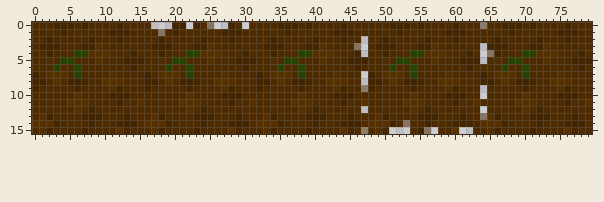
Pixel-art file -- res/sprite/foreWall3.aseprite. Above is the file before it was changed.
80x16 pixels, 1 frame. Colours within 5 levels of each other are drawn and written as one.
The same view after the edit:
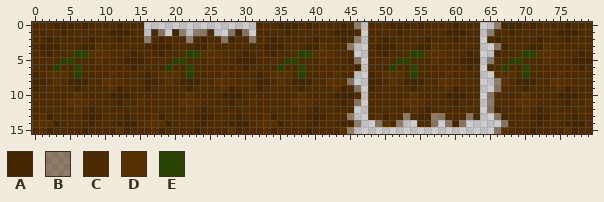
Palette (. is transparent): A #432500  B #4d2a007f  C #4d2a00  D #573000  E #274201
Difference:
@@ x 14..69 @@
- 0 CCC...AA.ACB..AC.CCCCAAACACCCCACCCCCCAAACACCCCACCCBCCAAA
- 1 CCCCBCACCCCCCAAACCCCCCACCCCCCAAACCCCCCACCCCCCAAACCCCCCAC
- 2 CCCCACCCCCACCCACCCCCACCCCCACCCACC.CCACCCCCACCCACCCCCACCC
- 3 CCCAAACCCAADCCCCCCCAAACCCAADCCCCB.CAAACCCAADCCCCCC.AAACC
- 4 ACCCACCCEEDDDCCCACCCACCCEEDDDCCCA.CCACCCEEDDDCCCAC.BACCC
- 5 AACCCCEECCCDCCCAAACCCCEECCCDCCCAAACCCCEECCCDCCCAAA.CCCEE
- 6 ACCCCECCECCCCCCCACCCCECCECCCCCCCACCCCECCECCCCCCCACCCCECC
- 7 CCACDDDCECCCCDCCCCACDDDCECCCCDCCC.ACDDDCECCCCDCCCCACDDDC
- 8 CCAACDCAAACCDDDCCCAACDCAAACCDDDCC.AACDCAAACCDDDCCCAACDCA
- 9 CCACCCCCACCCCDACCCACCCCCACCCCDACCBACCCCCACCCCDACCC.CCCCC
-10 CCCCCCCCDCCCCAAACCCCCCCCDCCCCAAACCCCCCCCDCCCCAAACC.CCCCC
-11 CDCCCCCDDDCCCCACCDCCCCCDDDCCCCACCDCCCCCDDDCCCCACCDCCCCCD
-12 CCCCCCCCDCACCCCCCCCCCCCCDCACCCCCC.CCCCCCDCACCCCCCC.CCCCC
-13 CCCDACCCCAAACCCACCCDACCCCAAACCCACCCDACCCCAAACCCACCBDACCC
-14 ACDDDACCCCACCCAAACDDDACCCCACCCAAACDDDACBCCACCCAAACDDDACC
-15 CCCDACCCCACCCCDACCCDACCCCACCCCDACBCDA...CAB.CCD..CCDACCC
+ 0 CC................CCCAAACACCCCACB.CCCAAACACCCCACCC..BAAA
+ 1 CC.CB.AB.BBC..BAB.CCCCACCCCCCAAAC.CCCCACCCCCCAAACC.BCCAC
+ 2 CCBCACCCBCACCBACCBCCACCCCCACCCACB.CCACCCCCACCCACCC.CACCC
+ 3 CCCAAACCCAADCCCCCCCAAACCCAADCCCB..CAAACCCAADCCCCCC..BACC
+ 4 ACCCACCCEEDDDCCCACCCACCCEEDDDCCC..CCACCCEEDDDCCCAC..ACCC
+ 5 AACCCCEECCCDCCCAAACCCCEECCCDCCCAB.CCCCEECCCDCCCAAA.BCCEE
+ 6 ACCCCECCECCCCCCCACCCCECCECCCCCCCA.CCCECCECCCCCCCAC.CCECC
+ 7 CCACDDDCECCCCDCCCCACDDDCECCCCDCC..ACDDDCECCCCDCCCC..DDDC
+ 8 CCAACDCAAACCDDDCCCAACDCAAACCDDDB..AACDCAAACCDDDCCC..BDCA
+ 9 CCACCCCCACCCCDACCCACCCCCACCCCDACB.ACCCCCACCCCDACCC..BCCC
+10 CCCCCCCCDCCCCAAACCCCCCCCDCCCCAAAC.CCCCCCDCCCCAAACC.BCCCC
+11 CDCCCCCDDDCCCCACCDCCCCCDDDCCCCACB.CCCCCDDDCCCCACCD.BCCCD
+12 CCCCCCCCDCACCCCCCCCCCCCCDCACCCCC..CCCCCCDCACCCCCCC.BACCC
+13 CCCDACCCCAAACCCACCCDACCCCAAACCCB..CDACCBCAABBCCCBC..BACC
+14 ACDDDACCCCACCCAAACDDDACCCCACCCAAB..BDCB..CCB.BAB.....BCC
+15 CCCDACCCCACCCCDACCCDACCCCACCCCDB....................BDCC
